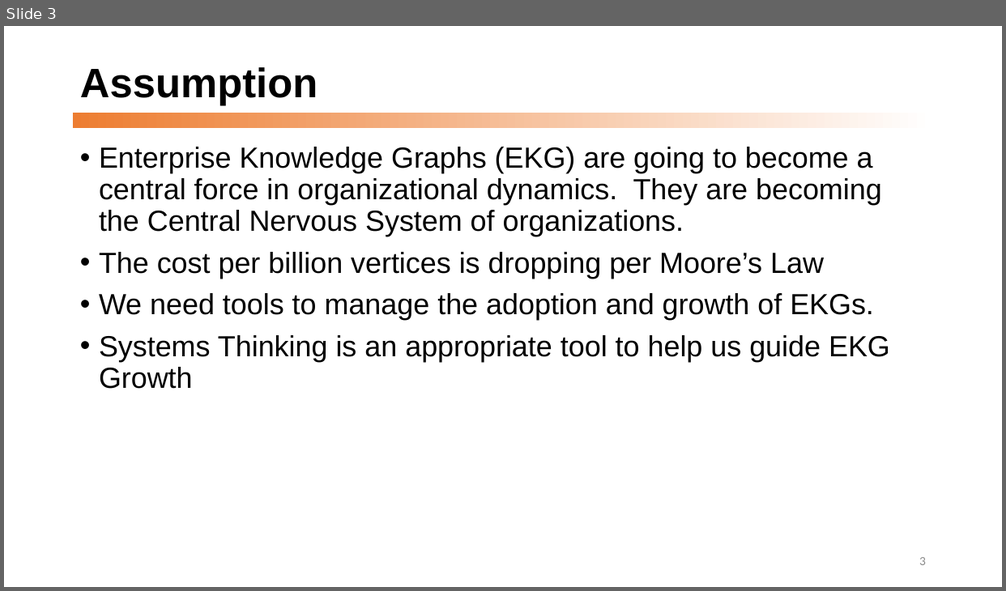
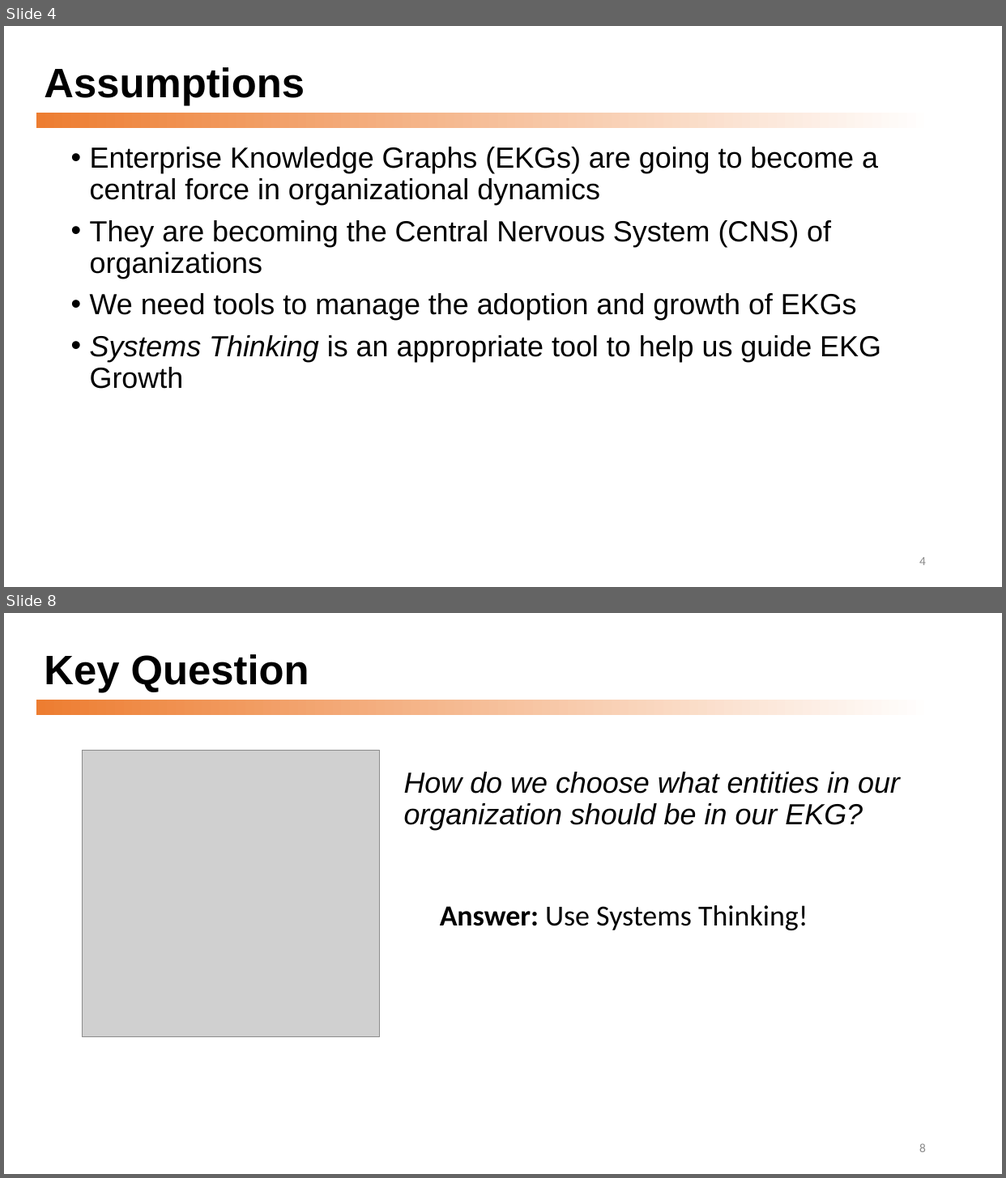
Before and after one commit to dmccreary/graph-systems-thinking, a slide deck: docs/presentations/Graph-Systems-Thinking-Half-Day-Workshop.pptx. Shown one above the other, each under a label of ours: slide 3 before the commit, slides 4 and 8 after it; the slides between them are not shown. The pictures are 1006x591 and 1006x1178 pixels, drawn with LibreOffice and Linux fonts; fonts in the diff are those of the drawing; grey boxes stand for pictures. Boxes give left, top, right and bottom in pixels: in the first picture for what was removed or moved away, otherwise in the second. Text is boxed around its words. In the diff, an @@ line names an element or a change of style, - is before the commit and + after.

```diff
--- a/docs/presentations/Graph-Systems-Thinking-Half-Day-Workshop.pptx
+++ b/docs/presentations/Graph-Systems-Thinking-Half-Day-Workshop.pptx
@@ slide 8 added at (4,613,1002,1174), background #FFFFFF; not listed: 1 template element that a slide beside it also shows @@
@@ title added at (44,654,309,692), 39.6 pt, text #000000, bold @@
+Key Question
@@ picture added at (82,750,379,1037) @@
@@ text added at (404,772,900,830), 28 pt, text #000000, italic @@
+How do we choose what entities in our organization should be in our EKG?
@@ text added at (440,905,808,931), 28 pt, text #000000 @@
+Answer: Use Systems Thinking!
@@ page number added at (919,1144,926,1152), 12 pt, text #8C8C8C @@
+8
@@ what was slide 3 is now slide 4 @@
@@ slide 4 changed as well @@
@@ title at (44,67,305,105): text changed @@
-Assumption
+Assumptions
@@ rectangle: place and size @@
-rectangle at (73,113,934,128)
+rectangle at (36,113,933,128)
@@ text "Enterprise Knowledge Graphs (EKGs) are ...": place and size @@
-text "Enterprise Knowledge Graphs (EKGs) are ..." at (99,147,890,389)
+text "Enterprise Knowledge Graphs (EKGs) are ..." at (90,147,881,389)
@@ text at (90,147,878,320): text changed @@
-• Enterprise Knowledge Graphs (EKG) are going to become a central force in organizational dynamics. They are becoming the Central Nervous System of organizations.
-• The cost per billion vertices is dropping per Moore’s Law
-• We need tools to manage the adoption and growth of EKGs.
+• Enterprise Knowledge Graphs (EKGs) are going to become a central force in organizational dynamics
+• They are becoming the Central Nervous System (CNS) of organizations
+• We need tools to manage the adoption and growth of EKGs
@@ text at (90,335,881,389): italic on in "Systems Thinking" @@
@@ page number at (919,557,926,565): text changed @@
-3
+4
```
Also in this commit, not shown: 13 other slides changed, 5 other slides added, 1 other file.
